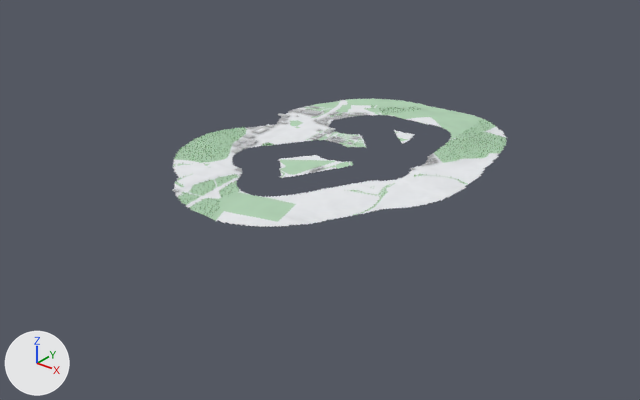
An edit to the glTF model public/environments/gb-1948/city.glb, drawn before and after from the same camera.
The view is the same before and after, from a 50 mm lens placed at (3976.0, -5208.0, 2910.0), pointed at (-23.0, -209.0, -190.0). The lights are fixed; the arrows at lower left show +X, +Y and +Z. The picture after the commit comes second. Where no turn or scale is listed for an object, it has been applied to the vertices. Vertices at exactly the same position are counted once.

The first picture shows 'building', 'foliage', 'terrain', 'trunk'.
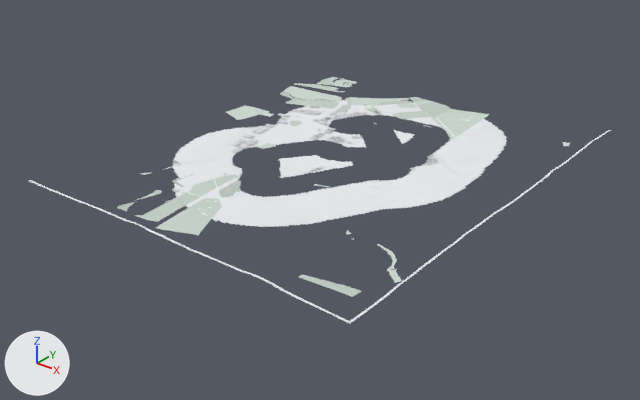
Where the newer file only moved an object's origin or applied its transform, the numbers keep the older frame.

Patch to the scene script:
```diff
--- a/public/environments/gb-1948/city.glb.py
+++ b/public/environments/gb-1948/city.glb.py
@@ mat_park @@
+mat_park = bpy.data.materials.new('park')
+# nodes: BsdfPrincipled, Mix, OutputMaterial, VertexColor
+# colours: light grey #cedbd2, mixed with the vertex colours
@@ me_terrain @@
 # used by ob_terrain; location = (-2.0, 2.0, 148.0)
-me_terrain.from_pydata(...)  # 56688 vertices, 110656 faces; spans x -1112.0..1112.0, y -1456.0..1456.0, z -19.0..19.0
+me_terrain.from_pydata(...)  # 60873 vertices, 117344 faces; spans x -1512.0..1496.0, y -1840.0..1856.0, z -36.0..19.0
+# me_terrain part 1: a new loose piece of 4185 vertices spanning x -1512.0..1496.0, y -1840.0..1856.0, z -36.0..17.0, in mat_terrain
+# me_terrain part 2: 508 vertices moved within x -968.0..1080.0, y -1336.0..1424.0, z -12.0..17.0; 13763 vertices removed from x -1112.0..1112.0, y -1456.0..1456.0, z -19.0..19.0; 13763 vertices added at x -1112.0..1112.0, y -1456.0..1456.0, z -18.0..19.0
 me_terrain.materials.append(mat_terrain)
@@ me_park @@
+me_park.from_pydata(...)  # 36891 vertices, 62355 faces; spans x -1461.0..1461.0, y -1689.0..1689.0, z -24.0..24.0
+me_park.materials.append(mat_park)
@@ ob_foliage @@
-ob_foliage = bpy.data.objects.new('foliage', me_foliage)
-ob_foliage.location = (-12.0, -26.0, 158.0)
@@ ob_trunk @@
-ob_trunk = bpy.data.objects.new('trunk', me_trunk)
-ob_trunk.location = (-12.0, -26.0, 154.0)
@@ ob_park @@
+ob_park = bpy.data.objects.new('park', me_park)
+ob_park.location = (14.0, -96.0, 143.0)
```

Boxes (x1, y1, x2, y2) around the edits, measured in the pictures (640 x 400 px; the box of a moved part takes in the faces that stretch with it):
'terrain', reshaped (74% wider, 73% taller)
    before: (173, 98, 507, 227)
    after: (29, 100, 611, 324)
'park', added
    after: (117, 77, 570, 297)
'foliage', deleted
    before: (174, 106, 506, 216)
'trunk', deleted
    before: (181, 109, 502, 206)
part 1 of me_terrain, added
    after: (29, 130, 611, 324)
part 2 of me_terrain, moved or reshaped
    before: (173, 98, 507, 227)
    after: (173, 100, 507, 227)
